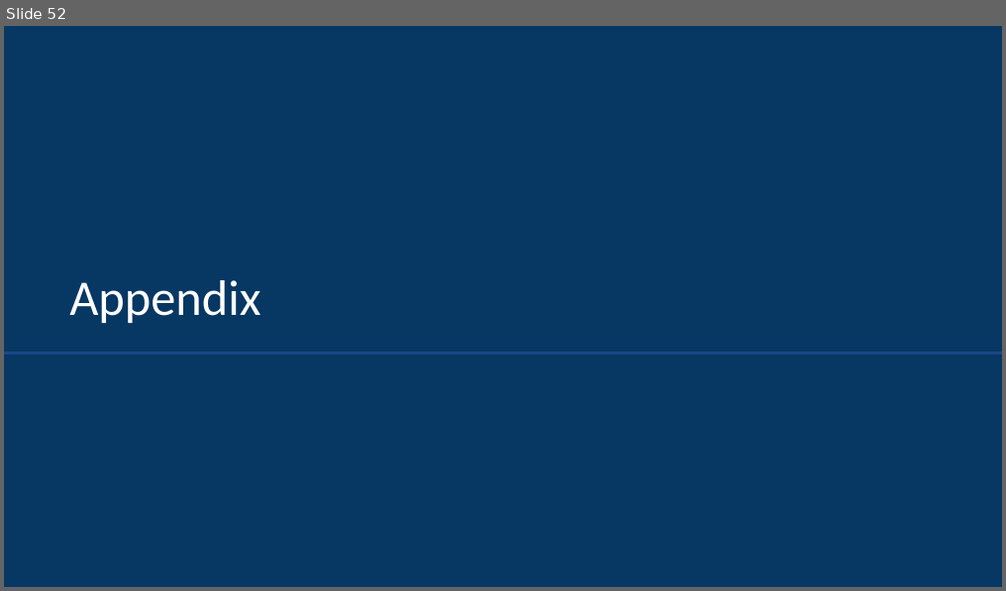
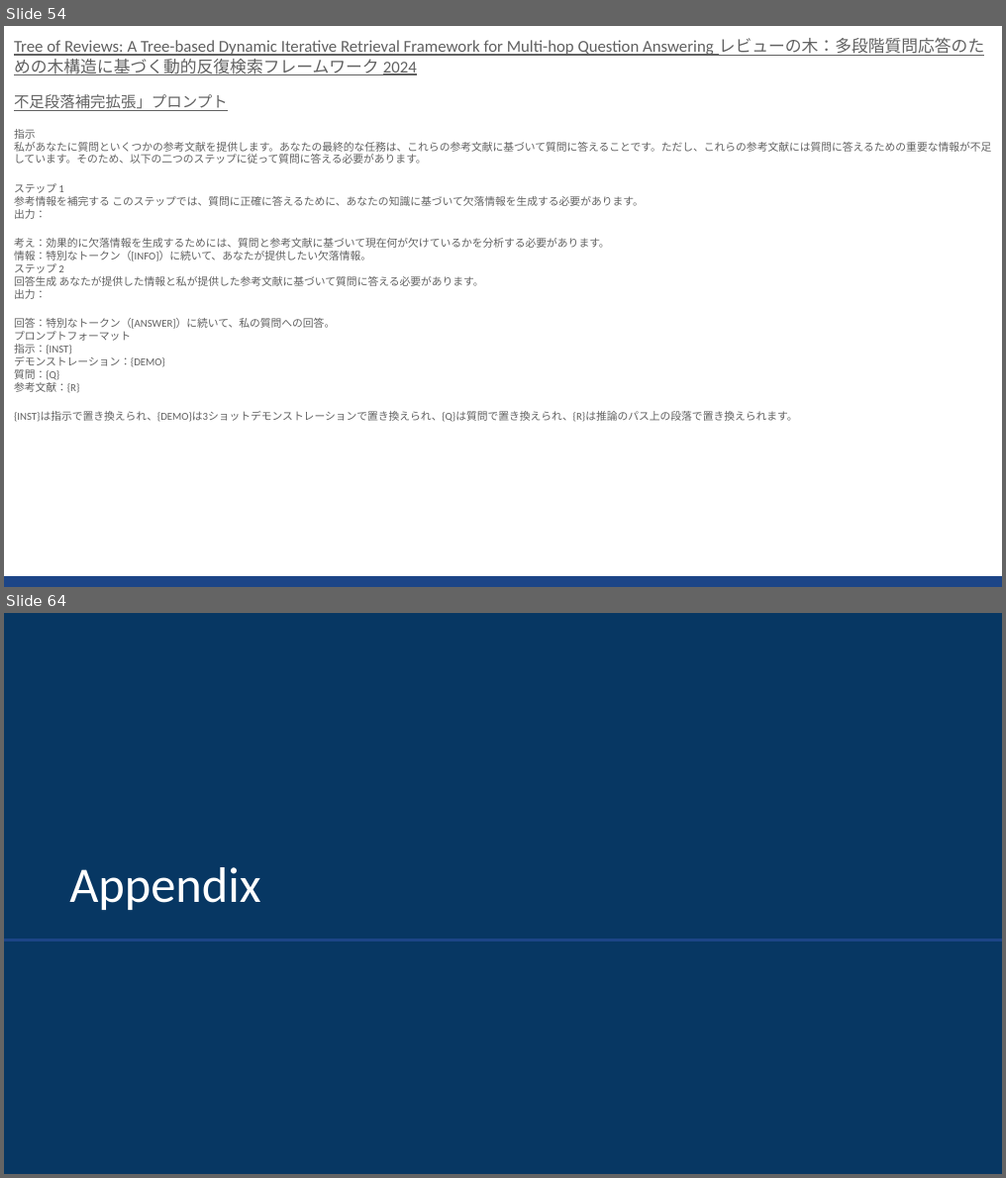
Before and after one commit to sekihan02/code_sundbox, a slide deck: 2024_LLM論文要約_4.pptx. Shown one above the other, each under a label of ours: slide 52 before the commit, slides 54 and 64 after it; the slides between them are not shown. The pictures are 1006x591 and 1006x1178 pixels, drawn with LibreOffice and Linux fonts; fonts in the diff are those of the drawing. Boxes give left, top, right and bottom in pixels: in the first picture for what was removed or moved away, otherwise in the second. Text is boxed around its words. In the diff, an @@ line names an element or a change of style, - is before the commit and + after.

```diff
--- a/2024_LLM論文要約_4.pptx
+++ b/2024_LLM論文要約_4.pptx
@@ slide 54 added at (4,26,1002,587), background #FFFFFF @@
@@ text added at (14,38,991,422), 7.6 pt, text #616161 @@
+Tree of Reviews: A Tree-based Dynamic Iterative Retrieval Framework for Multi-hop Question Answering レビューの木：多段階質問応答のための木構造に基づく動的反復検索フレームワーク 2024
+不足段落補完拡張」プロンプト
+指示
+私があなたに質問といくつかの参考文献を提供します。あなたの最終的な任務は、これらの参考文献に基づいて質問に答えることです。ただし、これらの参考文献には質問に答えるための重要な情報が不足しています。そのため、以下の二つのステップに従って質問に答える必要があります。
+ステップ 1
+参考情報を補完する このステップでは、質問に正確に答えるために、あなたの知識に基づいて欠落情報を生成する必要があります。
+出力：
+考え：効果的に欠落情報を生成するためには、質問と参考文献に基づいて現在何が欠けているかを分析する必要があります。
+情報：特別なトークン（[INFO]）に続いて、あなたが提供したい欠落情報。
+ステップ 2
+回答生成 あなたが提供した情報と私が提供した参考文献に基づいて質問に答える必要があります。
+出力：
+回答：特別なトークン（[ANSWER]）に続いて、私の質問への回答。
+プロンプトフォーマット
+指示：{INST}
+デモンストレーション：{DEMO}
+質問：{Q}
+参考文献：{R}
+{INST}は指示で置き換えられ、{DEMO}は3ショットデモンストレーションで置き換えられ、{Q}は質問で置き換えられ、{R}は推論のパス上の段落で置き換えられます。
@@ rectangle added at (4,576,1002,587), fill #1C4587 @@
@@ what was slide 52 is now slide 64 @@
```
Also in this commit, not shown: 11 other slides added, 3 other files.
